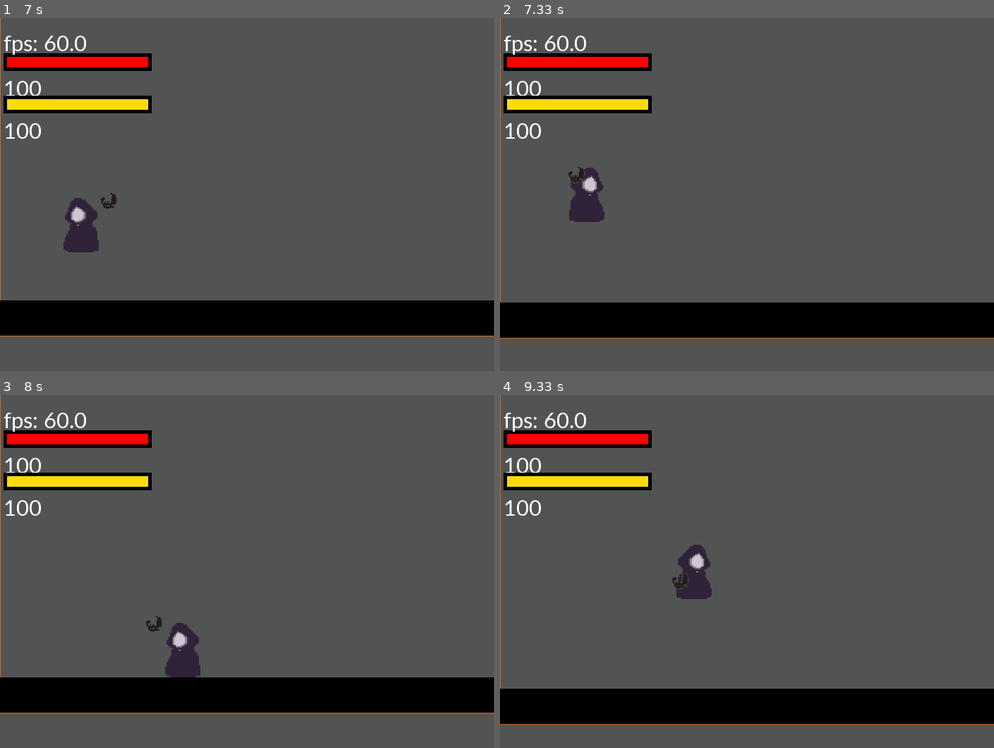
Above: before the commit, frames 1-4 (two rows, left to right).
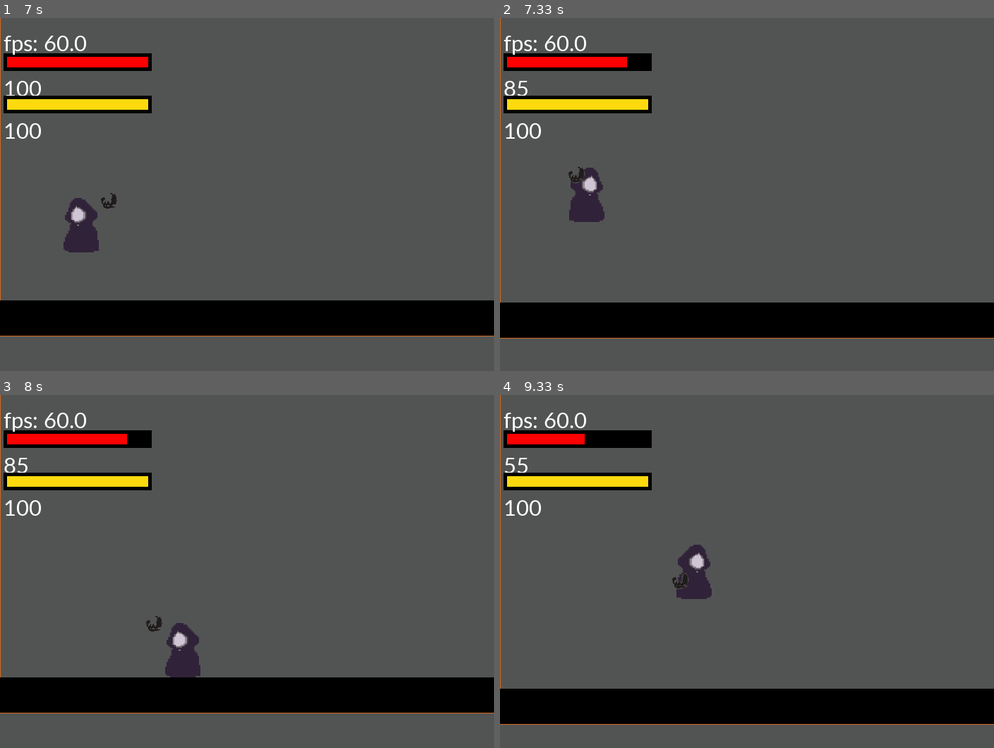
Above: after the commit, the same moments.

Repository: person011/pygame-cs-project
Game: pygame game, started from main.py
Two runs of this game, one before a commit and one after it. Both use one fixed random seed, a clock stepped at 60 frames per second and the inputs below.
Inputs (mouse positions are in pixels of both pictures, inside the frame that each line leads up to):
- Up to frame 1 (7 s): click "play" at 0.38 s; hold Right 0.67-1.13 s; move the mouse to (405, 183) at 0.7 s; hold Right 1.5-1.97 s; hold Left 2-2.53 s; hold Left 2.57-2.97 s; hold Up 3-3.37 s; hold Right 3.4-4.03 s; hold Left 4.07-4.53 s; hold Right 4.57-5.03 s; hold Up 5.07-5.37 s; hold Right 5.4-5.87 s; hold Left 5.9-6.43 s; hold Left 6.47-6.87 s; hold Up from 6.9 s (still down)
- Up to frame 2 (7.33 s): release Up at 7.27 s; hold Right from 7.3 s (still down)
- Up to frame 3 (8 s): release Right at 7.93 s; hold Left from 7.97 s (still down)
- Up to frame 4 (9.33 s): release Left at 8.43 s; hold Right 8.47-8.93 s; hold Up 8.97-9.27 s; hold Right from 9.3 s (still down)

Frame 1 is identical in both runs. In frame 2, 0.3% of the frame differs, in the area x 0-30%, y 11-22%; in frame 3, 0.3%; in frame 4, 0.5%, in the area x 1-30%, y 11-22%.

Commit message:
finished bat

Diff:
--- a/Objects/bat.py
+++ b/Objects/bat.py
@@ -11,12 +11,14 @@
         self.image_left=pygame.transform.flip(self.image, True, False)
         self.main_image=self.image
         self.rect = self.image.get_rect(topleft=location)
+        self.rect2=pygame.Rect([self.rect[0]-1, self.rect[1]-1, self.rect[2]+2, self.rect[3]+3])
         self.original_speed=speed
         self.speed = speed
         self.spawn_point=location
         self.position = pygame.math.Vector2((self.rect.x, self.rect.y))
     def update(self, player):
         self.move(player)
+        self.hurt_player(player)
     def check_collisions(self, offset, index, obstacles):
 
         unaltered = True
@@ -33,6 +35,17 @@
 
         self.position += velocity
         self.rect.topleft = self.position
+    def hurt_player(self, player):
+        #print(player.on_moving,pygame.sprite.collide_rect(self,player))
+
+        #print(self.rect2.colliderect(player.rect), 123)
+
+        #print(player.rect.topleft)
+        if player.on_moving is self or pygame.sprite.collide_rect(self,player) or self.rect2.colliderect(player.rect):
+
+            #print(player.check_collisions(offset, axis, obstacles))
+
+            player.hurt_player(15)
     def draw(self, surface):
 
         surface.blit(self.main_image, self.rect)
